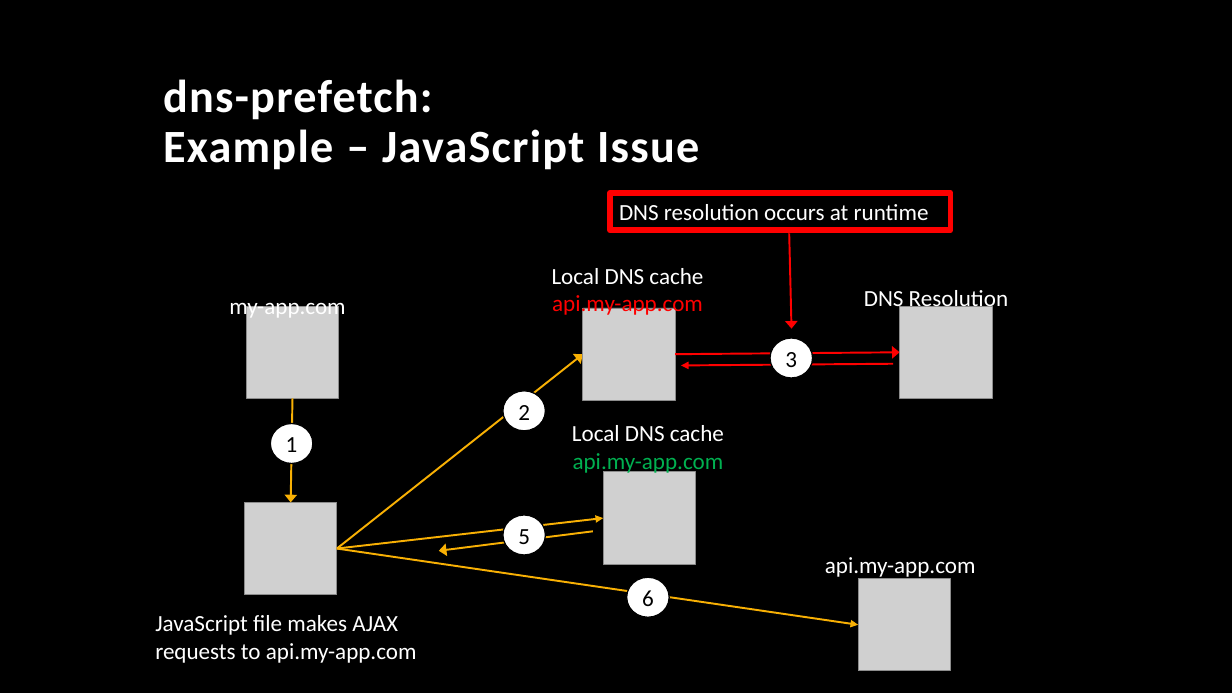
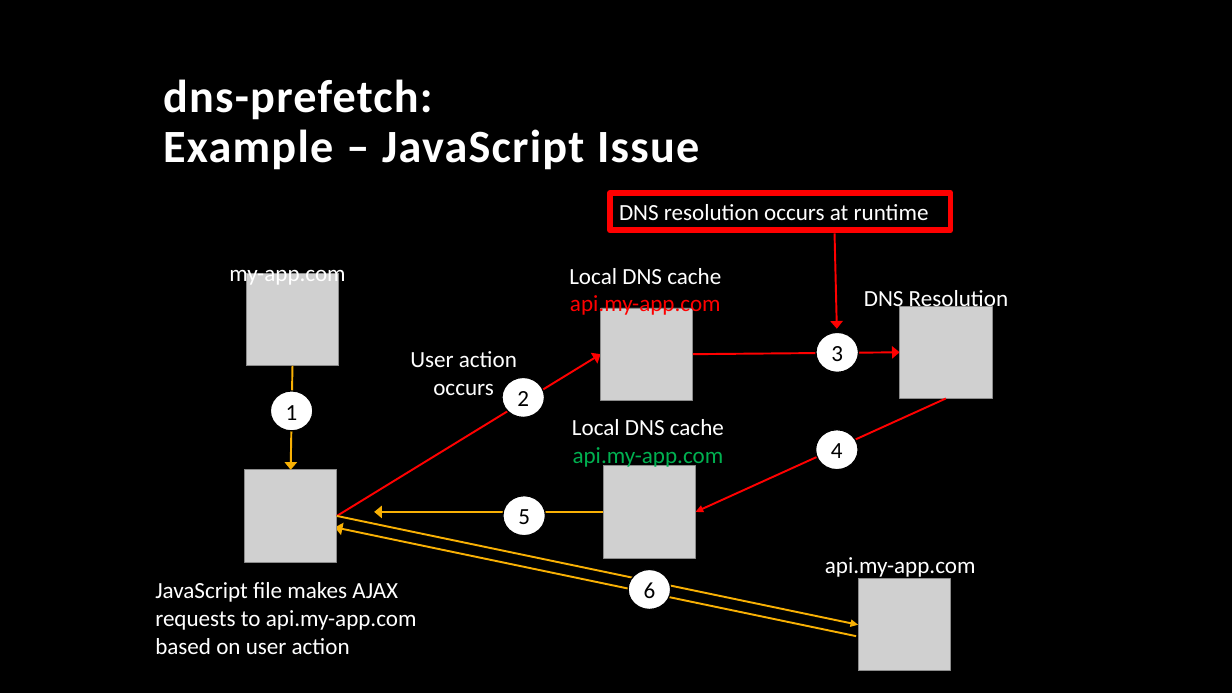
Before and after one commit to TonyMangino/html-resource-hints, a slide deck: slide 13 of Resource Hints.pptx (slide 12 before the commit). Drawn at 1232x693 pixels with LibreOffice and Linux fonts; fonts in the diff are those of the drawing; grey boxes stand for pictures; background and template pictures are left out. Boxes give left, top, right and bottom in pixels: in the first picture for what was removed or moved away, otherwise in the second. Text is boxed around its words. In the diff, an @@ line names an element or a change of style, - is before the commit and + after.

```diff
--- a/Resource Hints.pptx
+++ b/Resource Hints.pptx
@@ arrow moved from (791, 329) - (789, 234) to (836, 329) - (835, 234) @@
@@ text "my-app.com": place and size @@
-text "my-app.com" at [229, 294, 345, 320]
+text "my-app.com" at [229, 262, 345, 288]
@@ text "Local DNS cache": place and size @@
-text "Local DNS cache" at [552, 268, 703, 318]
+text "Local DNS cache" at [569, 268, 721, 318]
@@ picture: place and size @@
-picture at [583, 308, 676, 400]
+picture at [601, 308, 693, 400]
@@ arrow moved from (336, 549) - (583, 354) to (336, 516) - (601, 354) @@
@@ arrow (336, 516) - (601, 354): stroke #F8B004 1.5 pt to #FF0000 1.5 pt @@
@@ text added at [410, 351, 517, 395], 18 pt, text #FFFFFF @@
+User action occurs
@@ arrow moved from (676, 354) - (899, 352) to (693, 354) - (899, 352) @@
@@ ellipse "3": place and size @@
-ellipse "3" at [770, 338, 812, 378]
+ellipse "3" at [816, 333, 859, 372]
@@ 1 picture, 1 ellipse, 1 arrow: place and size @@
-1 picture, 1 ellipse, 1 arrow at [246, 306, 338, 503]
+1 picture, 1 ellipse, 1 arrow at [246, 274, 338, 470]
@@ ellipse "2": place and size @@
-ellipse "2" at [503, 391, 545, 431]
+ellipse "2" at [502, 377, 544, 417]
@@ text "Local DNS cache": place and size @@
-text "Local DNS cache" at [572, 425, 724, 476]
+text "Local DNS cache" at [572, 419, 724, 469]
@@ arrow moved from (681, 366) - (893, 364) to (696, 512) - (945, 398) @@
@@ ellipse added at [815, 430, 858, 470], fill #FFFFFF, outline #000000 1 pt, 18 pt, text #000000 @@
+4
@@ picture: place and size @@
-picture at [244, 503, 336, 595]
+picture at [244, 470, 336, 562]
@@ picture: place and size @@
-picture at [604, 472, 696, 565]
+picture at [604, 466, 696, 558]
@@ ellipse "5": place and size @@
-ellipse "5" at [503, 515, 545, 555]
+ellipse "5" at [503, 496, 545, 536]
@@ arrow moved from (604, 518) - (336, 549) to (856, 636) - (335, 528) @@
@@ arrow (856, 636) - (335, 528): arrowheads changed @@
@@ arrow moved from (858, 625) - (336, 549) to (858, 625) - (336, 516) @@
@@ arrow moved from (592, 531) - (439, 551) to (604, 512) - (374, 512) @@
@@ ellipse "6": place and size @@
-ellipse "6" at [627, 578, 669, 617]
+ellipse "6" at [628, 569, 671, 609]
@@ text at [155, 582, 417, 654]: text changed @@
-JavaScript file makes AJAX requests to api.my-app.com
+JavaScript file makes AJAX requests to api.my-app.com based on user action
```
Also in this commit, not shown: 53 other slides changed, 5 slides added, 11 slides removed.
